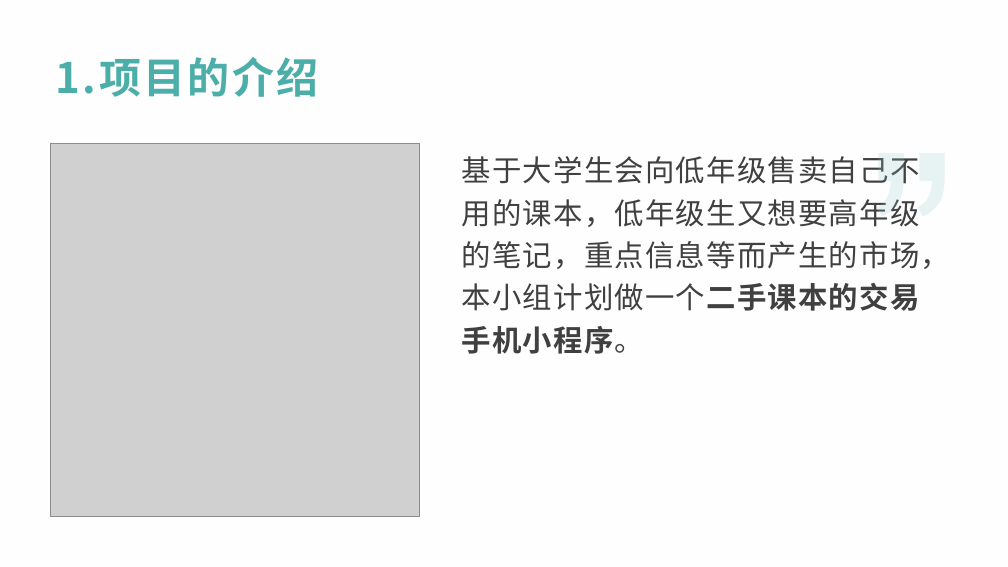
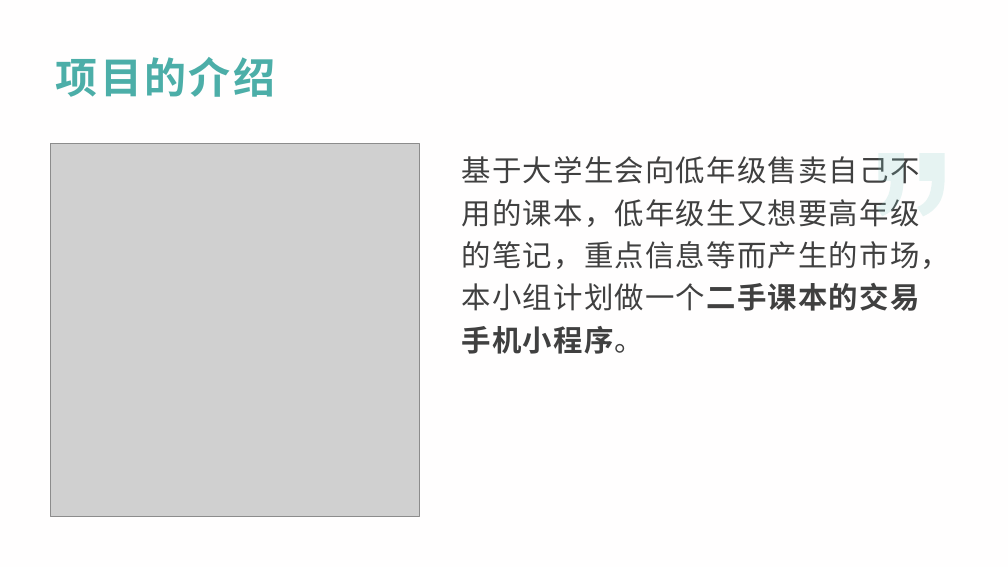
Before and after one commit to xlisses/ruang, a slide deck: slide 3 of Requirement_Statements/需求分析.pptx (slide 4 before the commit). Drawn at 1008x567 pixels with LibreOffice and Linux fonts; fonts in the diff are those of the drawing; grey boxes stand for pictures. Boxes give left, top, right and bottom in pixels: in the first picture for what was removed or moved away, otherwise in the second. Text is boxed around its words. In the diff, an @@ line names an element or a change of style, - is before the commit and + after.

```diff
--- a/Requirement_Statements/需求分析.pptx
+++ b/Requirement_Statements/需求分析.pptx
@@ text at (56, 57, 276, 97): text changed @@
-1.项目的介绍
+项目的介绍
```
